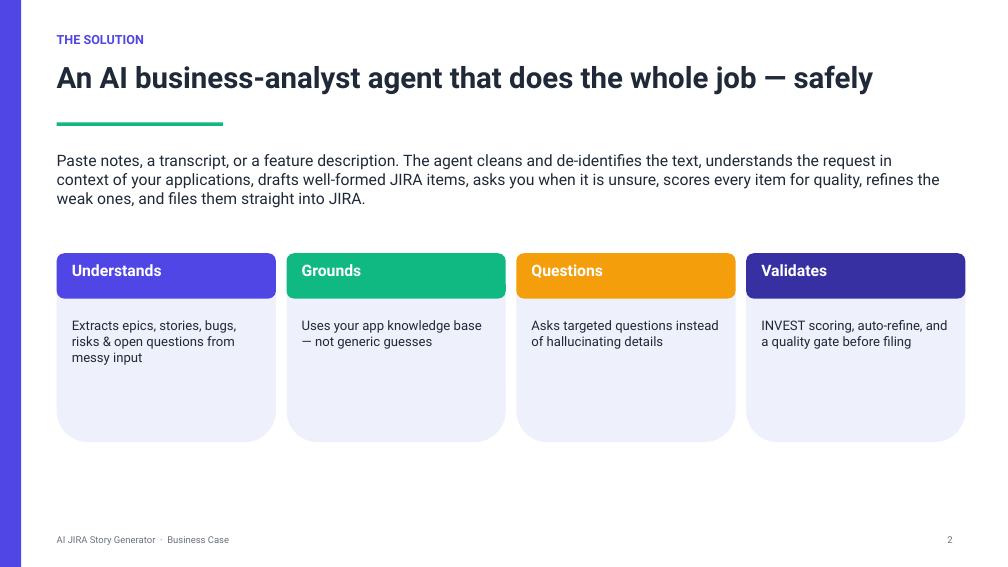
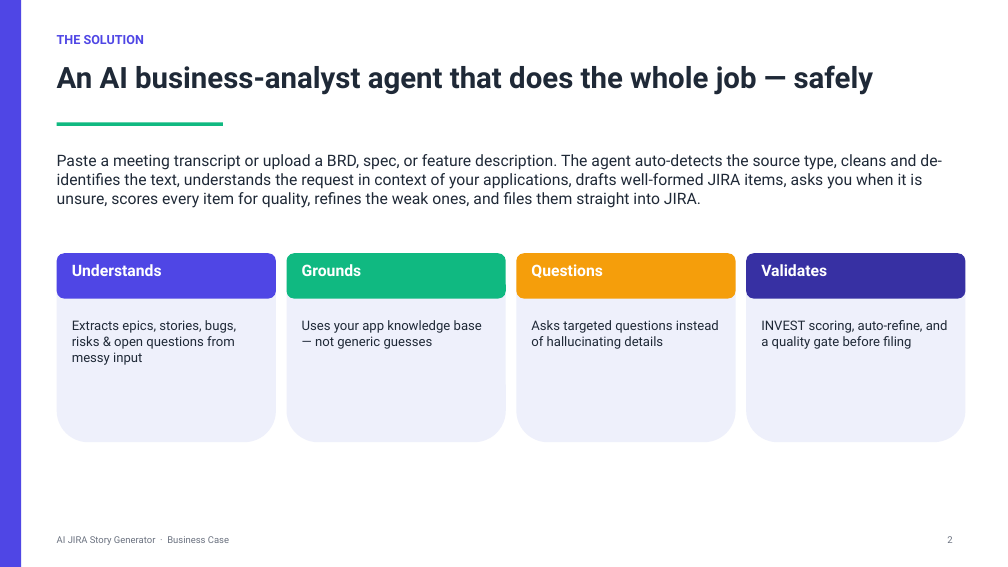
Before and after one commit to nikhilpatil-ct/jira-story-generator, a slide deck: slide 3 of AI-JIRA-Story-Generator-Business-Deck.pptx. Drawn at 1008x567 pixels with LibreOffice and Linux fonts; fonts in the diff are those of the drawing. Boxes give left, top, right and bottom in pixels: in the first picture for what was removed or moved away, otherwise in the second. Text is boxed around its words. In the diff, an @@ line names an element or a change of style, - is before the commit and + after.

Commit message:
feat: Enhance story generation with source type handling and cancellation support
- Added SourceType enum to differentiate between transcript and document inputs.
- Updated extractor to use source type for tailored extraction prompts.
- Implemented titler agent for generating concise titles based on input type.
- Enhanced main application logic to support cancellation of ongoing generation tasks.
- Introduced cancellation service to manage in-flight tasks and user stop requests.
- Updated frontend components to allow users to select source type and stop generation.
- Improved session management to reflect running state and handle auto-naming of sessions.

```diff
--- a/AI-JIRA-Story-Generator-Business-Deck.pptx
+++ b/AI-JIRA-Story-Generator-Business-Deck.pptx
@@ text at bbox=[57, 154, 942, 208]: text changed @@
-Paste notes, a transcript, or a feature description. The agent cleans and de-identifies the text, understands the request in context of your applications, drafts well-formed JIRA items, asks you when it is unsure, scores every item for quality, refines the weak ones, and files them straight into JIRA.
+Paste a meeting transcript or upload a BRD, spec, or feature description. The agent auto-detects the source type, cleans and de-identifies the text, understands the request in context of your applications, drafts well-formed JIRA items, asks you when it is unsure, scores every item for quality, refines the weak ones, and files them straight into JIRA.
```
Also in this commit, not shown: 10 other slides changed, 1 slide added, 12 other files.
